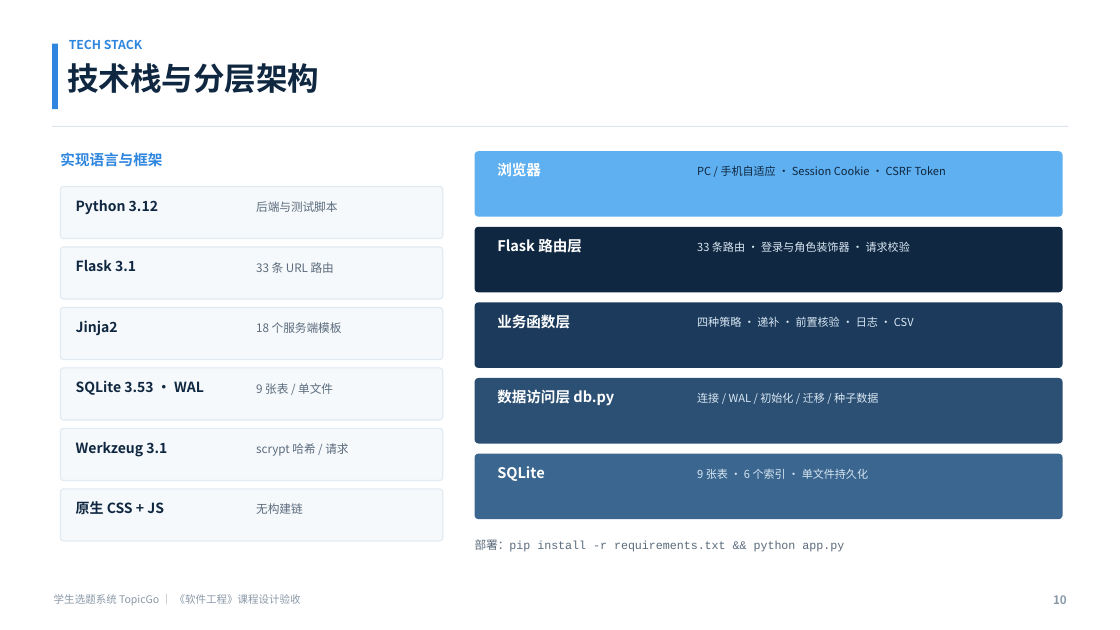
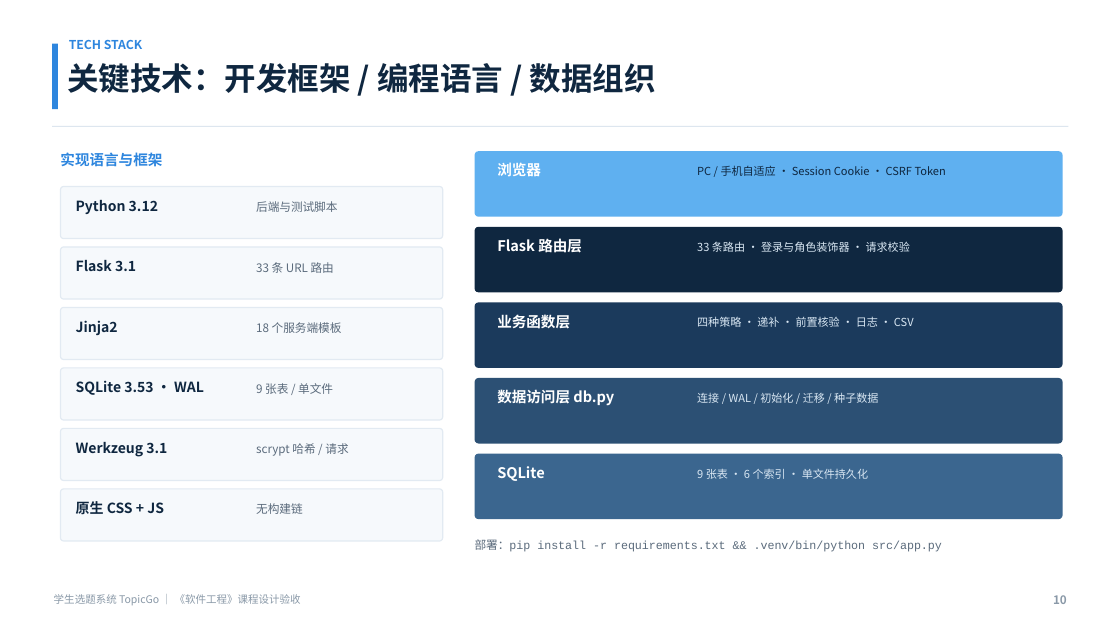
Before and after one commit to haixiaoyuntian/topicgo, a slide deck: slide 10 of student-topic-system/验收/TopicGo-验收汇报.pptx. Drawn at 1120x630 pixels with LibreOffice and Linux fonts; fonts in the diff are those of the drawing. Boxes give left, top, right and bottom in pixels: in the first picture for what was removed or moved away, otherwise in the second. Text is boxed around its words. In the diff, an @@ line names an element or a change of style, - is before the commit and + after.

```diff
--- a/student-topic-system/验收/TopicGo-验收汇报.pptx
+++ b/student-topic-system/验收/TopicGo-验收汇报.pptx
@@ text at (67, 63, 656, 93): text changed @@
-技术栈与分层架构
+关键技术：开发框架 / 编程语言 / 数据组织
@@ text at (475, 539, 942, 552): text changed @@
-部署：pip install -r requirements.txt && python app.py
+部署：pip install -r requirements.txt && .venv/bin/python src/app.py
```
Also in this commit, not shown: 11 other slides changed, 2 other files.
